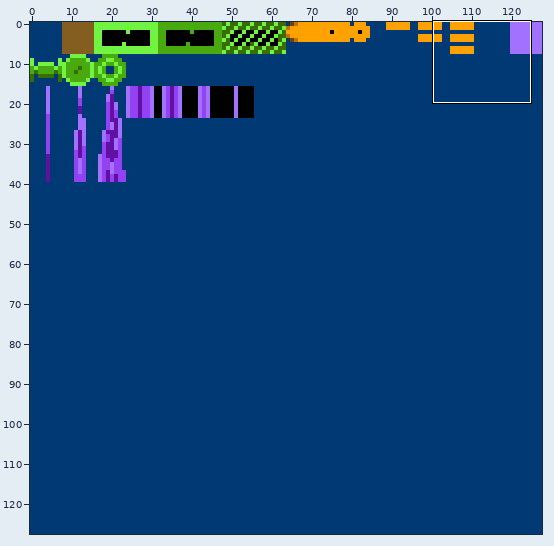
Edited in one commit: pixel-art file (images/game.aseprite). The first picture is a wide view before the edit; the outline marks the close-up.
Close-up. Before the edit:
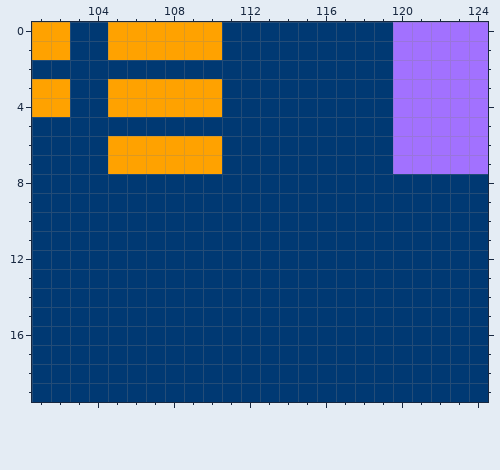
128x128 pixels, 1 frame. Shown: x 101..124, y 0..19. The commit also changed other parts of the picture, which this record leaves out.
And afterwards:
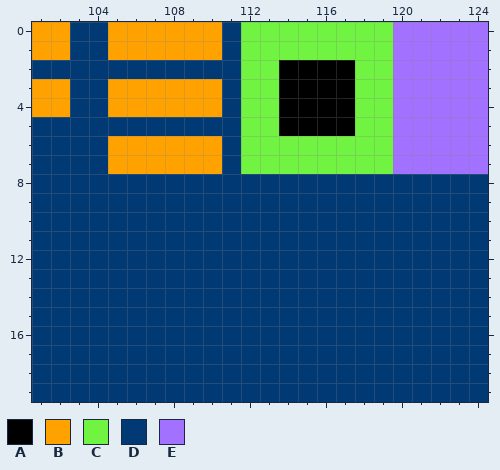
Palette (. is transparent): A #000000  B #ffa200  C #71f341  D #003973  E #a271ff
The edit:
Layer "Background":
The author changed colour D to colour A in rows 2 to 5 at x 114 to 117.
The author changed colour D to colour C in rows 0 to 1 at x 112 to 119; in rows 2 to 5 at x 112 to 113 and 118 to 119; in rows 6 to 7 at x 112 to 119.
